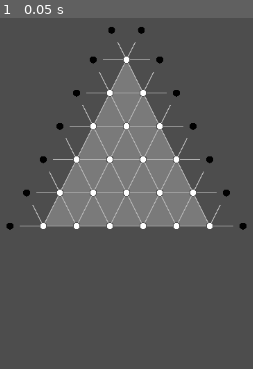
Above: before the commit, frame 1.
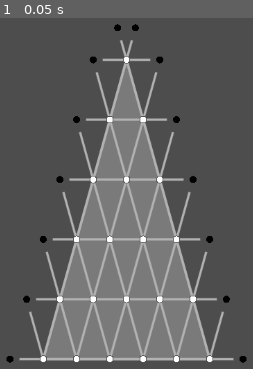
Above: after the commit, the same moment.

Repository: pegesund/trivium
Game: Godot game, scene res://node_2d.tscn
Same seed, same stepped clock (60 frames per second), same inputs: the game is played once before the commit and once after it.
Inputs:
- Up to frame 1 (0.05 s): no input

The runs differ from the first frame. In frame 1, 32% of the frame differs, in the area x 2-98%, y 1-99%.

Commit message:
thicker lines

Diff:
--- a/node_2d.gd
+++ b/node_2d.gd
@@ -3,13 +3,13 @@
 # Triangle configuration
 var base_width = 200.0  # Base width of the triangle in pixels
 var scale_factor = 1.2  # Scale factor to adjust the overall size
-var height_to_width_ratio = 1.0  # How much taller the triangle is compared to its width (set to 1.8 as required)
+var height_to_width_ratio = 1.8  # How much taller the triangle is compared to its width (set to 1.8 as required)
 var grid_color = Color(0.7, 0.7, 0.7, 1.0)  # Light gray color for the grid
 var point_color = Color(0.3, 0.3, 0.3, 1.0)  # Dark gray color for the points
 var triangle_color = Color(0.9, 0.9, 0.9, 0.3)  # Light gray with opacity for triangle fill
 var intersection_fill_color = Color(1.0, 1.0, 1.0, 1.0)  # White color for intersection fill
 var intersection_radius = 5.0  # Radius of the intersection points (increased from 3.0)
-var connection_width = 1.5  # Width of the connection lines
+var connection_width = 2.0  # Width of the connection lines (increased from 1.5)
 var stick_extension_ratio = 1.0  # How far the sticks extend beyond the triangle (set to 1.0 as required)
 var outer_point_color = Color(0.0, 0.0, 0.0, 1.0)  # Black color for outer intersection points
 var visible_line_ratio = 0.7  # How much of the horizontal line is visible (70%)
@@ -48,6 +48,11 @@
 	for index_point in range(nb_points):
 		draw_line(points_arc[index_point], points_arc[index_point + 1], color, 1)
 
+# Function to draw a smooth line with antialiasing
+func draw_smooth_line(start_point, end_point, color, width):
+	# Use draw_line with antialiasing
+	draw_line(start_point, end_point, color, width, true)  # Last parameter enables antialiasing
+
 # Function to draw a line with a gap before reaching the endpoint
 func draw_line_with_gap(start_point, end_point, gap_distance, line_color, line_width):
 	var direction = (end_point - start_point).normalized()
@@ -64,17 +69,17 @@
 
 	var visible_end = start_point + direction * visible_distance
 
-	# Draw the line
-	draw_line(start_point, visible_end, line_color, line_width)
+	# Draw the line with antialiasing
+	draw_smooth_line(start_point, visible_end, line_color, line_width)
 
 # Function to draw a horizontal stick
 func draw_horizontal_stick(start_point, direction, stick_length):
 	# Calculate the end point of the stick (horizontal)
 	var stick_end = Vector2(start_point.x + direction * stick_length, start_point.y)
 
-	# Draw the horizontal line (only 70% visible)
+	# Draw the horizontal line (only 70% visible) with antialiasing
 	var visible_end = Vector2(start_point.x + direction * stick_length * visible_line_ratio, start_point.y)
-	draw_line(start_point, visible_end, grid_color, connection_width)
+	draw_smooth_line(start_point, visible_end, grid_color, connection_width)
 
 	# Calculate the gap distance (distance from visible endpoint to black circle)
 	# This will be used for diagonal connections to ensure consistent gaps
@@ -87,9 +92,9 @@
 	# Calculate the end point of the stick
 	var stick_end = start_point + direction * stick_length
 
-	# Draw the diagonal line (only 70% visible)
+	# Draw the diagonal line (only 70% visible) with antialiasing
 	var visible_end = start_point + direction * stick_length * visible_line_ratio
-	draw_line(start_point, visible_end, grid_color, connection_width)
+	draw_smooth_line(start_point, visible_end, grid_color, connection_width)
 
 	return stick_end
 
@@ -110,10 +115,10 @@
 	var triangle = PackedVector2Array([triangle_top, triangle_bottom_left, triangle_bottom_right])
 	draw_colored_polygon(triangle, triangle_color)
 
-	# Draw the triangle outline
-	draw_line(triangle_top, triangle_bottom_left, grid_color, connection_width)
-	draw_line(triangle_bottom_left, triangle_bottom_right, grid_color, connection_width)
-	draw_line(triangle_bottom_right, triangle_top, grid_color, connection_width)
+	# Draw the triangle outline with antialiasing
+	draw_smooth_line(triangle_top, triangle_bottom_left, grid_color, connection_width)
+	draw_smooth_line(triangle_bottom_left, triangle_bottom_right, grid_color, connection_width)
+	draw_smooth_line(triangle_bottom_right, triangle_top, grid_color, connection_width)
 
 	# Create a triangular grid with 6 rows
 	var rows = 6
@@ -166,8 +171,8 @@
 			var start = row_points[i]
 			var end = row_points[i + 1]
 
-			# Draw the line
-			draw_line(start, end, grid_color, connection_width)
+			# Draw the line with antialiasing
+			draw_smooth_line(start, end, grid_color, connection_width)
 
 	# Draw vertical connections
 	for row in range(rows - 1):
@@ -178,8 +183,8 @@
 			var start = upper_row[i]
 			var end = lower_row[i]
 
-			# Draw the line
-			draw_line(start, end, grid_color, connection_width)
+			# Draw the line with antialiasing
+			draw_smooth_line(start, end, grid_color, connection_width)
 
 	# Draw diagonal connections - only those that form proper triangles
 	# Each triangle is formed by:
@@ -196,8 +201,8 @@
 				var diagonal_start_point = upper_row[i]
 				var diagonal_end_point = lower_row[i + 1]
 
-				# Draw the diagonal line from top to bottom-right
-				draw_line(diagonal_start_point, diagonal_end_point, grid_color, connection_width)
+				# Draw the diagonal line from top to bottom-right with antialiasing
+				draw_smooth_line(diagonal_start_point, diagonal_end_point, grid_color, connection_width)
 
 	# Calculate the standard distance between points in the bottom row
 	# This will be used as the standard distance for horizontal sticks
